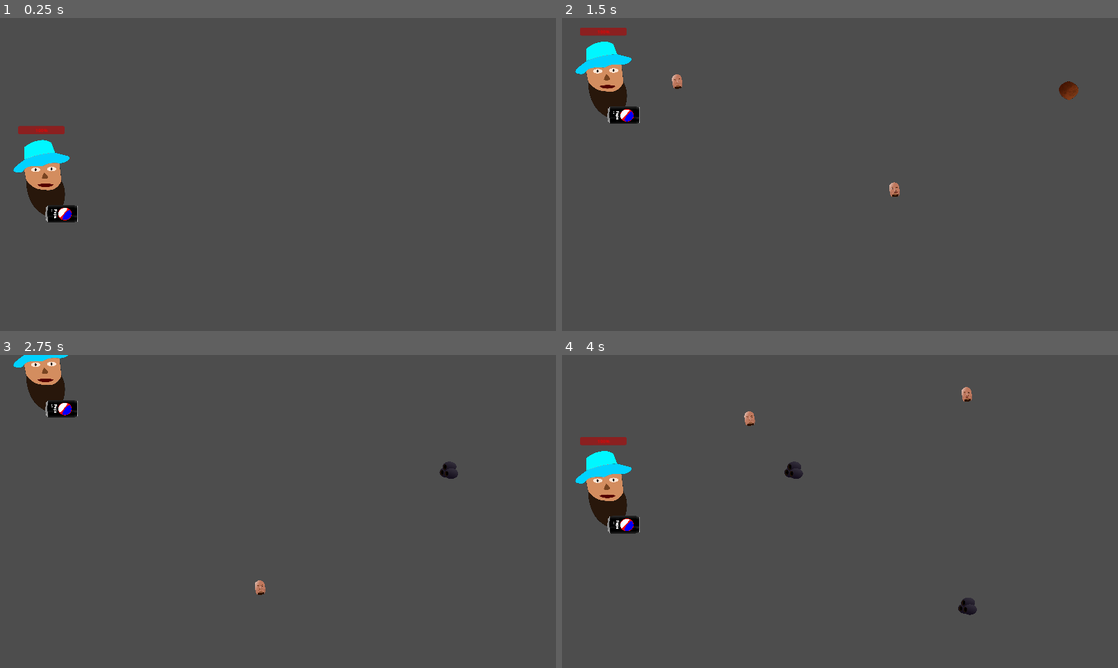
Above: before the commit, frames 1-4 (two rows, left to right).
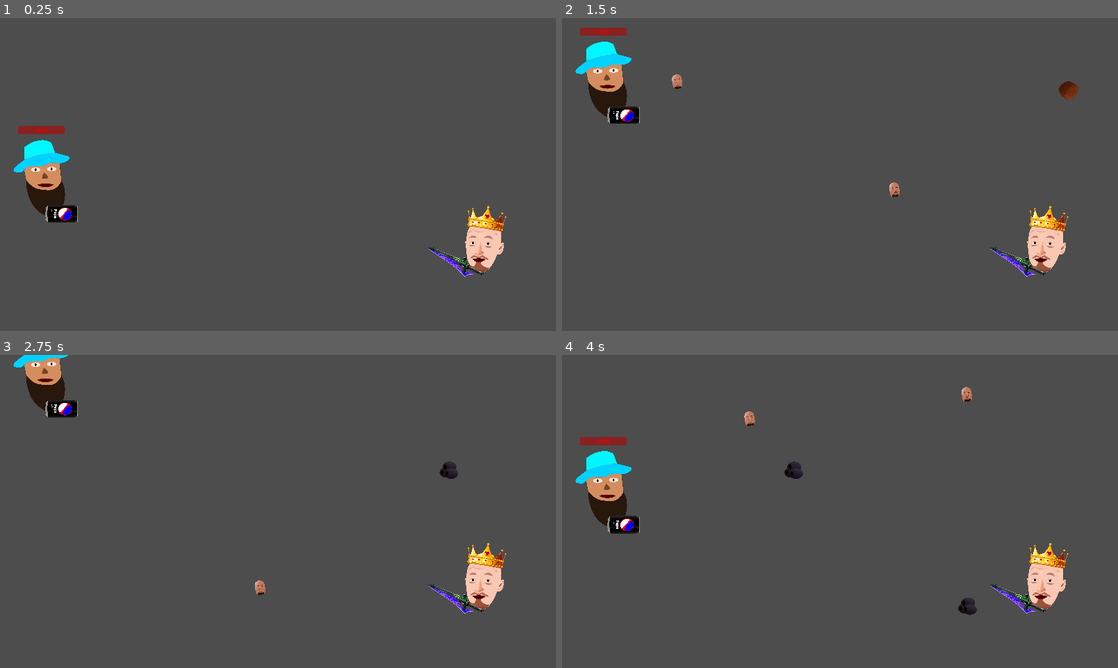
Above: after the commit, the same moments.

Repository: Seakorv/SmokeCheesesOfPapaTrouga
Game: Godot game, scene res://Scenes/kivikyläland.tscn
Same seed, same stepped clock (60 frames per second), same inputs: the game is played once before the commit and once after it. This scene is started directly instead of the project's main scene.
Inputs:
- Up to frame 1 (0.25 s): no input
- Up to frame 2 (1.5 s): tap Enter at 0.5 s; hold W (move_up) 0.53-1.28 s; tap Space (shoot_pepemake) at 0.6, 1.35 s; hold S (move_down) from 1.28 s (still down)
- Up to frame 3 (2.75 s): release S (move_down) at 2.03 s; hold W (move_up) from 2.03 s (still down); tap Space (shoot_pepemake) at 2.1 s
- Up to frame 4 (4 s): tap Space (shoot_pepemake) at 2.85, 3.6 s; release W (move_up) at 3.53 s; hold S (move_down) from 3.53 s (still down)

The runs differ from the first frame. In frame 1, 1.2% of the frame differs, in the area x 77-92%, y 60-83%; in frame 2, 1.2%; in frame 3, 1.2%; in frame 4, 1.2%.

Commit message:
started doing a boss JT

Diff:
--- /dev/null
+++ b/Scenes/jt_ai.tscn
@@ -0,0 +1,24 @@
+[gd_scene load_steps=4 format=3 uid="uid://b6xcifh3d6swp"]
+
+[ext_resource type="PackedScene" uid="uid://b04jabb3ses3s" path="res://Scenes/jt_nd.tscn" id="1_18ym5"]
+[ext_resource type="Script" path="res://Scripts/jt_ai.gd" id="1_y42fm"]
+[ext_resource type="PackedScene" uid="uid://bfmnvh7fn6avc" path="res://Scenes/player.tscn" id="3_gx8pi"]
+
+[node name="JtAi" type="Node2D"]
+position = Vector2(2.08165e-12, 2.08165e-12)
+script = ExtResource("1_y42fm")
+
+[node name="Jt_nd" parent="." instance=ExtResource("1_18ym5")]
+position = Vector2(1758, 486)
+
+[node name="JtSpawn" type="Marker2D" parent="."]
+position = Vector2(1756, 489)
+
+[node name="JtEagerEdgeTimer" type="Timer" parent="."]
+wait_time = 0.5
+autostart = true
+
+[node name="PapaT" parent="." instance=ExtResource("3_gx8pi")]
+position = Vector2(242, 525)
+
+[connection signal="timeout" from="JtEagerEdgeTimer" to="." method="_on_jt_eager_edge_timer_timeout"]
--- /dev/null
+++ b/Scenes/jt_nd.tscn
@@ -0,0 +1,21 @@
+[gd_scene load_steps=4 format=3 uid="uid://b04jabb3ses3s"]
+
+[ext_resource type="Script" path="res://Scripts/jt_nd.gd" id="1_2mygn"]
+[ext_resource type="Texture2D" uid="uid://ieijm8qs5l1u" path="res://Assets/Characters/JTpng.png" id="2_lth6b"]
+[ext_resource type="Texture2D" uid="uid://c1huu0qtrwmil" path="res://Assets/Characters/otherhalf.png" id="3_2jj1w"]
+
+[node name="Jt_nd" type="Area2D"]
+script = ExtResource("1_2mygn")
+
+[node name="Jt" type="Sprite2D" parent="."]
+position = Vector2(2.08165e-12, 2.08165e-12)
+scale = Vector2(0.181704, 0.181704)
+texture = ExtResource("2_lth6b")
+
+[node name="Miekka" type="Sprite2D" parent="."]
+position = Vector2(-102.675, 75.4153)
+scale = Vector2(0.0884183, 0.0884183)
+texture = ExtResource("3_2jj1w")
+
+[node name="CollisionPolygon2D" type="CollisionPolygon2D" parent="."]
+polygon = PackedVector2Array(-199, 33, -199, 28, -193, 28, -187, 27, -183, 27, -90, 64, -88, 68, -79, 69, -78, 60, -71, 60, -67, 62, -65, 67, -66, 54, -69, 21, -72, 9, -68, 4, -66, -21, -57, -44, -54, -49, -64, -51, -60, -64, -58, -82, -61, -98, -61, -102, -46, -110, 8, -117, 56, -96, 73, -79, 61, -53, 59, -38, 55, -26, 53, 12, 57, 8, 62, 10, 63, 21, 56, 45, 49, 49, 43, 52, 40, 48, 30, 70, 21, 88, 13, 97, -5, 110, -10, 114, -13, 120, -31, 114, -49, 118, -63, 120, -74, 128, -89, 109, -110, 89, -141, 69, -175, 47, -192, 35)
--- a/Scenes/kivikyläland.tscn
+++ b/Scenes/kivikyläland.tscn
@@ -13,6 +13,7 @@
 [ext_resource type="PackedScene" uid="uid://c6a2mxdpnrkqr" path="res://Scenes/burgund_stew.tscn" id="11_55n1u"]
 [ext_resource type="PackedScene" uid="uid://bclnl5wecvs8j" path="res://Scenes/smiq_ai.tscn" id="11_ll5py"]
 [ext_resource type="PackedScene" uid="uid://dcxooykg370tq" path="res://Scenes/li_ai.tscn" id="12_o8gmn"]
+[ext_resource type="PackedScene" uid="uid://b04jabb3ses3s" path="res://Scenes/jt_nd.tscn" id="14_r4t0y"]
 
 [node name="Kivikyläland" type="Node2D"]
 rotation = -0.000465051
@@ -41,7 +42,10 @@
 
 [node name="BossContainer" type="Node2D" parent="."]
 
+[node name="Jt_nd" parent="." instance=ExtResource("14_r4t0y")]
+position = Vector2(1677.64, 766.78)
+
+[connection signal="timeout" from="FoodSpawnTimerOne" to="." method="_on_bad_food_spawn_timer_timeout"]
 [connection signal="timeout" from="FoodSpawnTimerOne" to="." method="_on_food_spawn_timer_one_timeout"]
-[connection signal="timeout" from="FoodSpawnTimerOne" to="." method="_on_bad_food_spawn_timer_timeout"]
 [connection signal="timeout" from="FoodSpawnTimerTwo" to="." method="_on_food_spawn_timer_two_timeout"]
 [connection signal="timeout" from="FoodSpawnTimerThree" to="." method="_on_food_spawn_timer_three_timeout"]
--- a/Scenes/player.tscn
+++ b/Scenes/player.tscn
@@ -8,7 +8,6 @@
 collision_mask = 26
 motion_mode = 1
 script = ExtResource("1_pyuuv")
-maxHealth = 1000
 metadata/_edit_vertical_guides_ = [-67.0]
 
 [node name="Sprite2D" type="Sprite2D" parent="."]
--- a/Scenes/rixa.tscn
+++ b/Scenes/rixa.tscn
@@ -8,7 +8,7 @@
 position = Vector2(2.08165e-12, 2.08165e-12)
 collision_layer = 8
 script = ExtResource("2_kgmih")
-health = 10
+health = 25
 
 [node name="Sprite2D" type="Sprite2D" parent="."]
 position = Vector2(2.08165e-12, 2.08165e-12)
--- a/Scenes/smiq.tscn
+++ b/Scenes/smiq.tscn
@@ -8,7 +8,7 @@
 collision_layer = 8
 collision_mask = 4
 script = ExtResource("1_ekpxp")
-health = 10
+health = 35
 
 [node name="Sprite2D" type="Sprite2D" parent="."]
 position = Vector2(-1.00002, 1.00006)
--- a/Scenes/thicc_boi.tscn
+++ b/Scenes/thicc_boi.tscn
@@ -7,7 +7,7 @@
 [node name="ThiccBoi" instance=ExtResource("1_g3d4h")]
 script = ExtResource("2_ar0np")
 damage = -5
-health = 10
+health = 60
 speed = 750
 
 [node name="Sprite2D" parent="." index="0"]
--- a/Scenes/thini_boi.tscn
+++ b/Scenes/thini_boi.tscn
@@ -6,7 +6,7 @@
 
 [node name="ThiniBoi" instance=ExtResource("1_oj6p2")]
 script = ExtResource("2_xrkv5")
-health = 10
+health = 25
 speed = 200
 
 [node name="Sprite2D" parent="." index="0"]
--- /dev/null
+++ b/Scripts/jt_ai.gd
@@ -0,0 +1,28 @@
+extends Node2D
+
+@onready var boss = $Jt_nd
+@onready var jt_spawn = $JtSpawn
+var movement_timer = 0
+
+# Called when the node enters the scene tree for the first time.
+func _ready():
+	boss.global_position = jt_spawn.global_position
+
+
+# Called every frame. 'delta' is the elapsed time since the previous frame.
+func _physics_process(delta):
+	pass
+
+
+func eager_edge():
+	var x = -1500
+	var y = randi_range(500, -500)
+	boss.position += Vector2(x, y)
+
+
+func _on_jt_eager_edge_timer_timeout():
+	eager_edge()
+	movement_timer += 1
+	if movement_timer == 2:
+		boss.global_position = jt_spawn.global_position
+		movement_timer = 0
--- /dev/null
+++ b/Scripts/jt_nd.gd
@@ -0,0 +1,25 @@
+class_name Jt extends Boss
+
+@export var health = 50
+@export var speed = 1000
+
+# Called when the node enters the scene tree for the first time.
+func _ready():
+	pass # Replace with function body.
+
+
+# Called every frame. 'delta' is the elapsed time since the previous frame.
+func _process(delta):
+	pass
+
+
+func im_hurt():
+	health -= 1
+	if health <= 0:
+		death()
+
+
+func death():
+	queue_free()
+	is_dead = true
+	dying_event.emit(is_dead)
Binary file added: Assets/Characters/otherhalf.png
Not shown, added: Assets/Characters/otherhalf.png.import
Not shown: 1 places in Scenes/kivikyläland.tscn that only renumber resources
